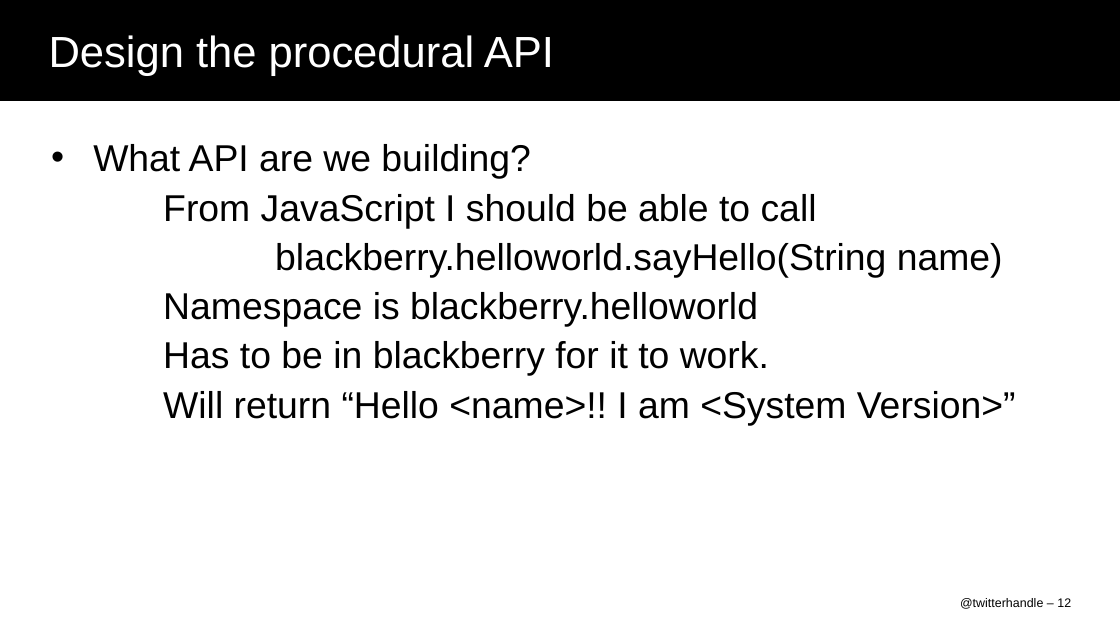
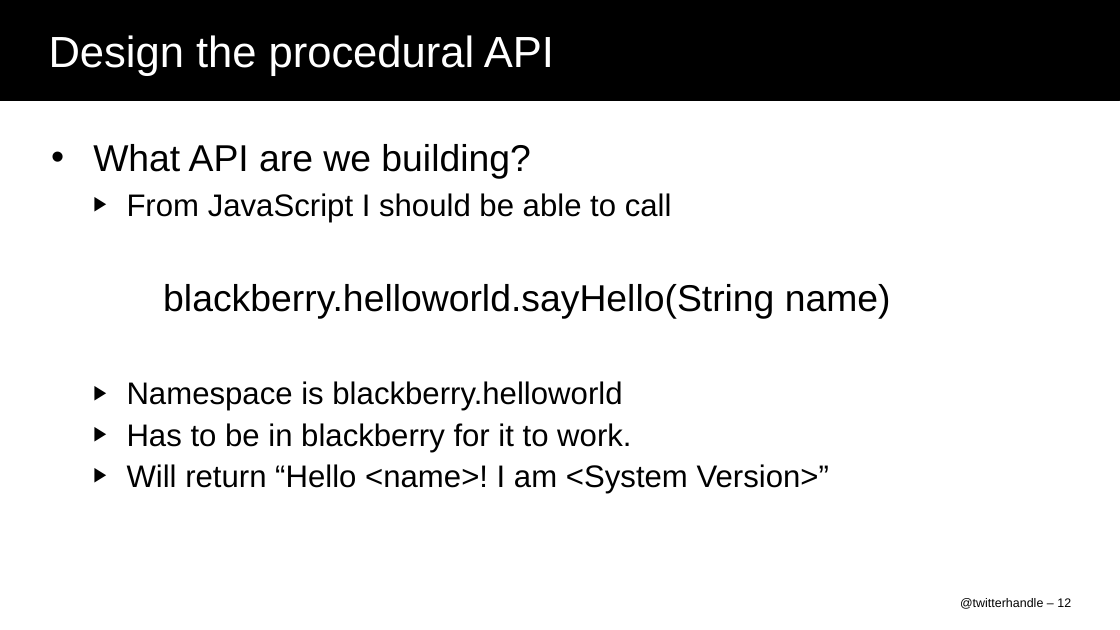
Before and after one commit to nukulb/devcon-demo, a slide deck: slide 12 of DEV51_DelCol.ppt. Drawn at 1120x630 pixels with LibreOffice and Linux fonts; fonts in the diff are those of the drawing; background and template pictures are left out. Boxes give left, top, right and bottom in pixels: in the first picture for what was removed or moved away, otherwise in the second. Text is boxed around its words. In the diff, an @@ line names an element or a change of style, - is before the commit and + after.

Commit message:
More changes to the presentation.

```diff
--- a/DEV51_DelCol.ppt
+++ b/DEV51_DelCol.ppt
@@ text at box(127, 193, 672, 452): size 24 to 20 pt in "From JavaScript I should be able to ...", "Namespace is blackberry.helloworld", "Has to be in blackberry for it ..."; bullet none to ▶; list level 1 to 2 in "From JavaScript I should be ..."; list level 1 to 2 in "Namespace is blackberry.helloworld"; list level 1 to 2 in "Has to be in blackberry ..." @@
@@ text at box(127, 464, 829, 493): text changed; size 24 to 20 pt @@
-Will return “Hello <name>!! I am <System Version>”
+  ▶ Will return “Hello <name>! I am <System Version>”
```
Also in this commit, not shown: 3 other slides changed, 2 slides added, 8 slides removed, 2 other files.
